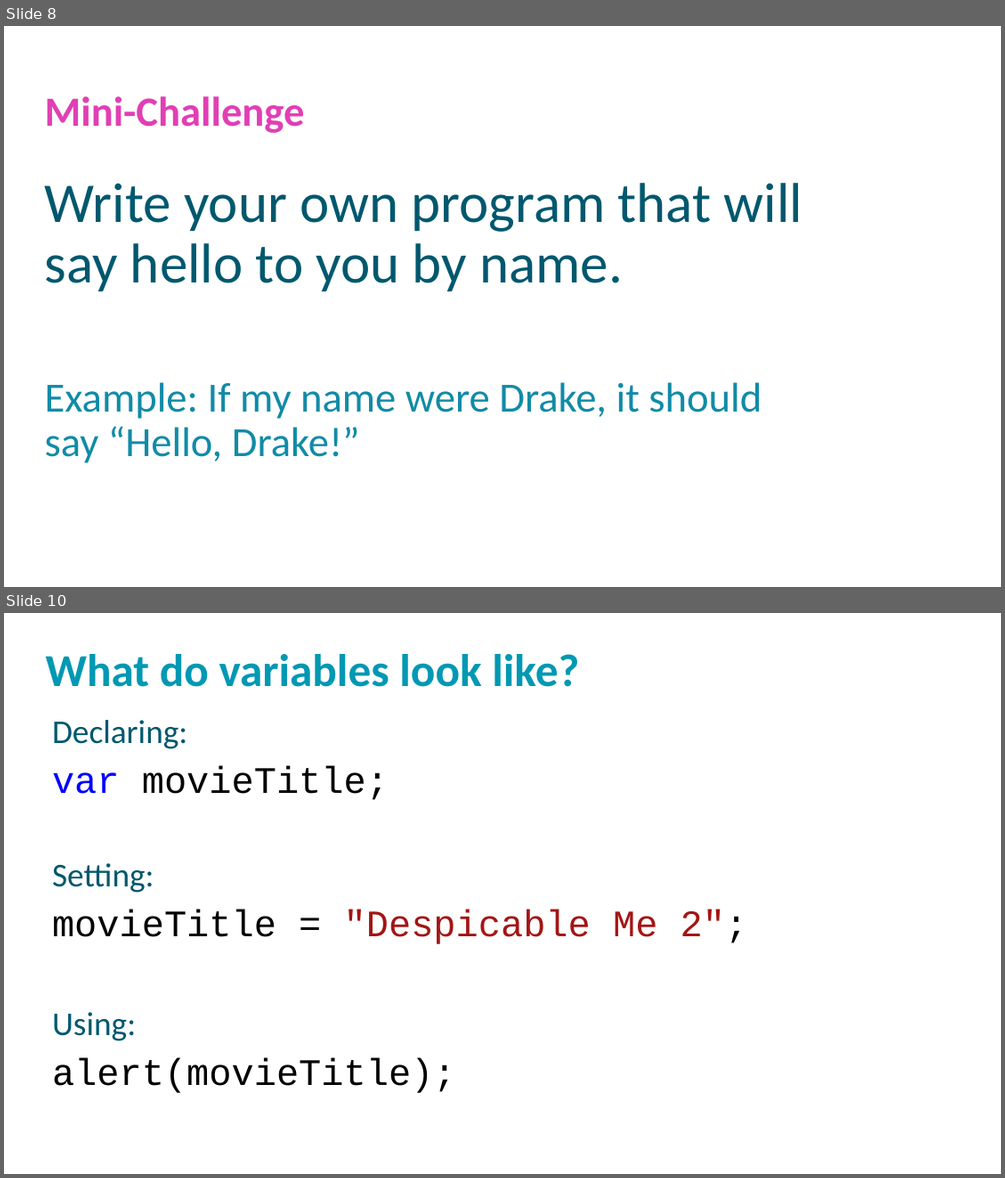
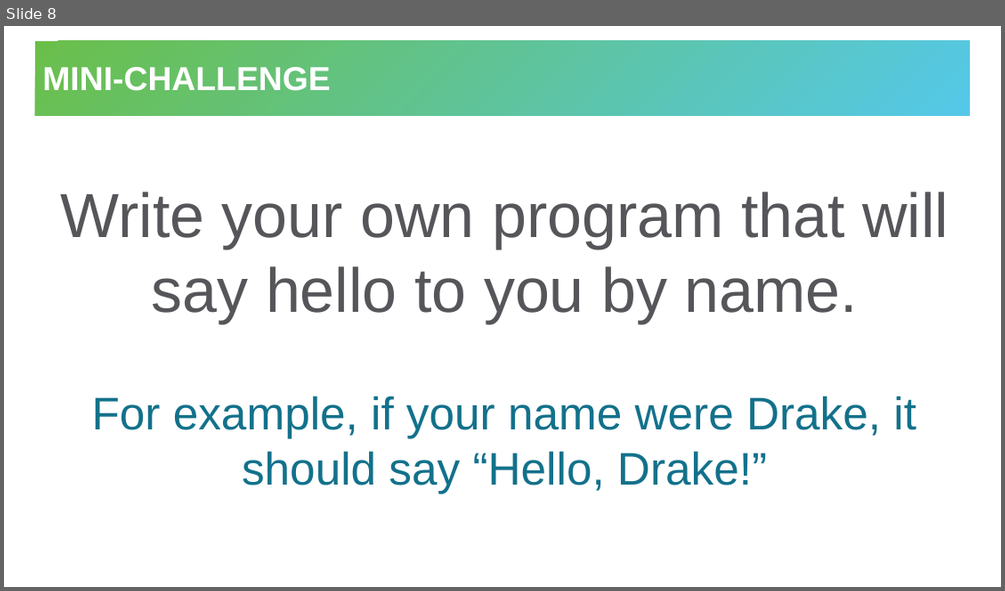
Before and after one commit to hytechclub/web-102, a slide deck: Week02/IntroductionToJavaScript.pptx. Shown one above the other, each under a label of ours: slides 8 and 10 before the commit, slide 8 after it; the slides between them are not shown. The pictures are 1005x1178 and 1005x591 pixels, drawn with LibreOffice and Linux fonts; fonts in the diff are those of the drawing; background and template pictures are left out. Boxes give left, top, right and bottom in pixels: in the first picture for what was removed or moved away, otherwise in the second. Text is boxed around its words. In the diff, an @@ line names an element or a change of style, - is before the commit and + after.

```diff
--- a/Week02/IntroductionToJavaScript.pptx
+++ b/Week02/IntroductionToJavaScript.pptx
@@ slide 10 removed at bbox=[4, 613, 1001, 1174], background #FFFFFF @@
@@ text removed at bbox=[46, 654, 579, 687] @@
-What do variables look like?
@@ text removed at bbox=[52, 720, 748, 1093] @@
-Declaring:
-var movieTitle;
-Setting:
-movieTitle = "Despicable Me 2";
-Using:
-alert(movieTitle);
@@ slide 8 changed as well @@
@@ title "MINI-CHALLENGE": place and size @@
-title "MINI-CHALLENGE" at bbox=[45, 96, 305, 133]
+title "MINI-CHALLENGE" at bbox=[35, 41, 971, 116]
@@ title "MINI-CHALLENGE" at bbox=[35, 41, 971, 116]: vertical alignment top to middle; fill none to gradient #6ABF4B to #54C8E8 @@
@@ title at bbox=[42, 67, 330, 91]: text changed; size 40 to 32 pt; font Calibri to Arial; text colour #E13FB4 to #FFFFFF @@
-Mini-Challenge
+MINI-CHALLENGE
@@ text "Write your own program that ...": place and size @@
-text "Write your own program that ..." at bbox=[45, 183, 802, 463]
+text "Write your own program that ..." at bbox=[60, 192, 948, 493]
@@ text "Write your own program that ..." at bbox=[60, 192, 948, 493]: vertical alignment top to middle @@
@@ text at bbox=[60, 192, 948, 323]: size 54 to 60 pt, font Calibri to Arial, text colour #00586E to #56565A in "Write your own program that will say ..."; alignment left to centre; indent changed; line spacing 0.9 to 1; more space between paragraphs @@
@@ text at bbox=[92, 395, 916, 493]: text changed; size 40 to 44 pt; font Calibri to Arial; text colour #118BA7 to #13718B @@
-Example: If my name were Drake, it should say “Hello, Drake!”
+For example, if your name were Drake, it should say “Hello, Drake!”
```
Also in this commit, not shown: 7 other slides changed, 10 other slides removed, 4 other files.
